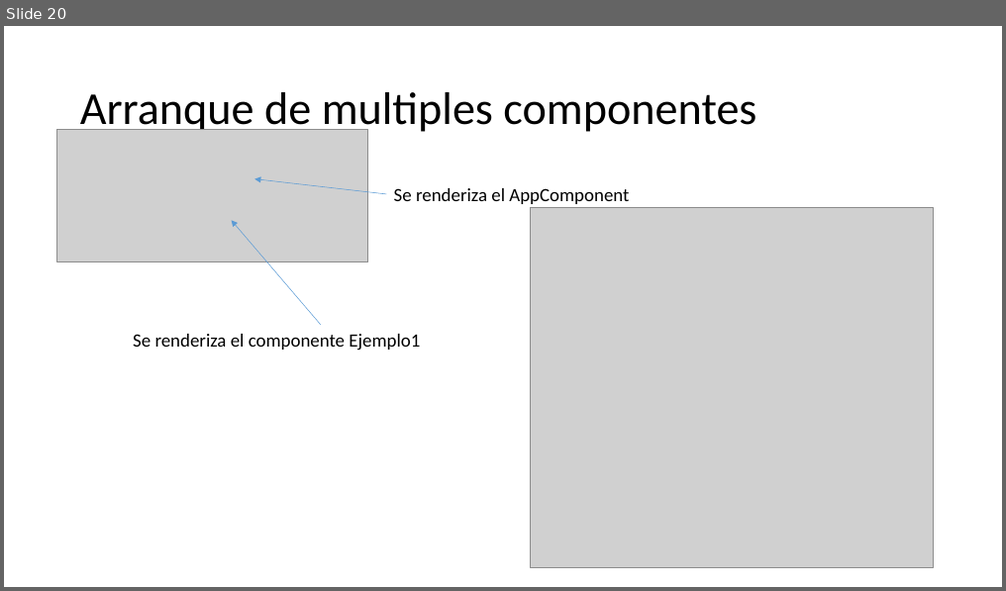
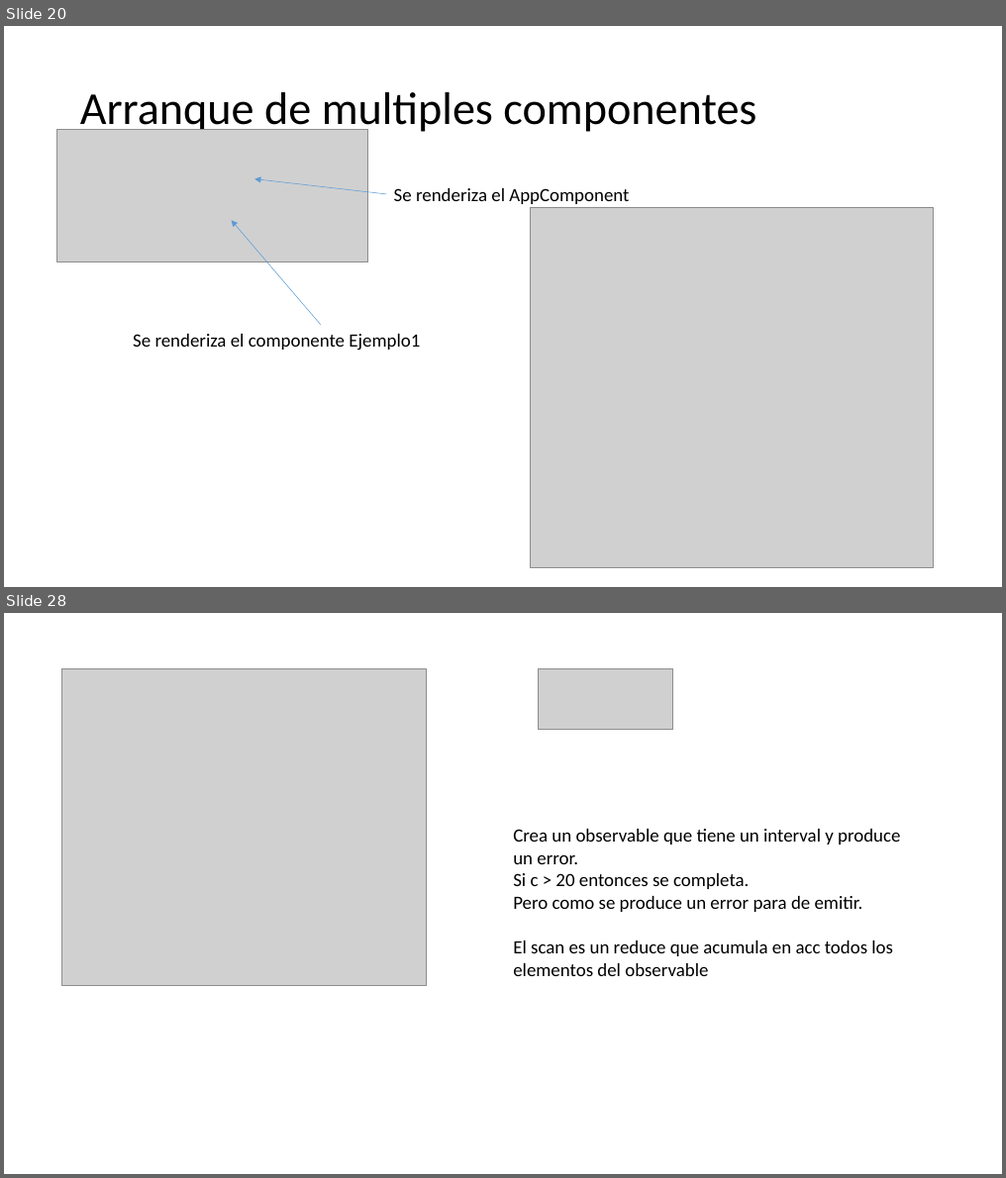
Before and after one commit to Jviejo/frontent, a slide deck: doc/angular 2 sesion 1.pptx. Shown one above the other, each under a label of ours: slide 20 before the commit, slides 20 and 28 after it; the slides between them are not shown. The pictures are 1006x591 and 1006x1178 pixels, drawn with LibreOffice and Linux fonts; fonts in the diff are those of the drawing; grey boxes stand for pictures. Boxes give left, top, right and bottom in pixels: in the first picture for what was removed or moved away, otherwise in the second. Text is boxed around its words. In the diff, an @@ line names an element or a change of style, - is before the commit and + after.

```diff
--- a/doc/angular 2 sesion 1.pptx
+++ b/doc/angular 2 sesion 1.pptx
@@ slide 28 added at [4,613,1002,1174], background #FFFFFF @@
@@ picture added at [61,668,426,986] @@
@@ picture added at [539,668,673,729] @@
@@ text added at [513,829,900,976], 18 pt, text #000000 @@
+Crea un observable que tiene un interval y produce un error.
+Si c > 20 entonces se completa.
+Pero como se produce un error para de emitir.
+El scan es un reduce que acumula en acc todos los elementos del observable
```
Also in this commit, not shown: 1 slide changed, 13 other slides added, 4 slides removed, 15 other files.
